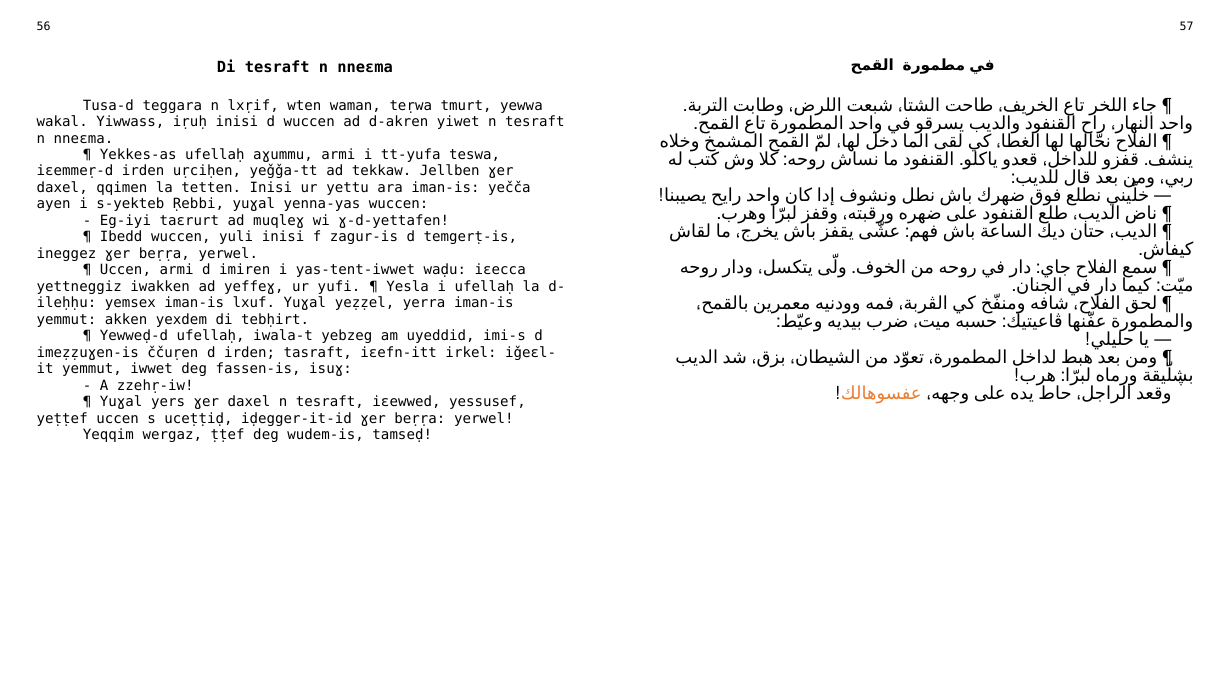
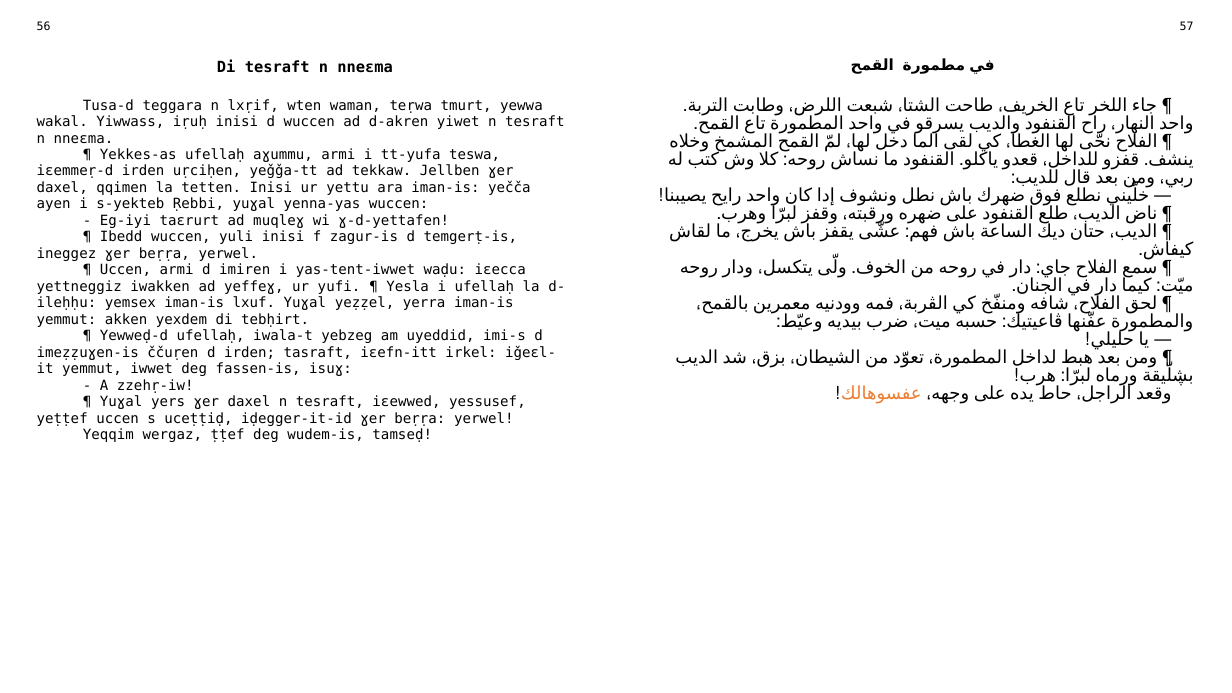
Before and after one commit to sferhah/tamacahut_n_wuccen, a slide deck: slide 24 of Uccen.ConsoleApp/uccen.arq.pptx. Drawn at 1232x693 pixels with LibreOffice and Linux fonts; fonts in the diff are those of the drawing. Boxes give left, top, right and bottom in pixels: in the first picture for what was removed or moved away, otherwise in the second. Text is boxed around its words. In the diff, an @@ line names an element or a change of style, - is before the commit and + after.

```diff
--- a/Uccen.ConsoleApp/uccen.arq.pptx
+++ b/Uccen.ConsoleApp/uccen.arq.pptx
@@ table at [28,15,1203,668] @@
-row 3, column 3: ¶ جاء اللخر تاع الخريف، طاحت الشتا، شبعت اللرض، وطابت التربة. واحد النهار، راح القنفود والديب يسرقو في واحد المطمورة تاع القمح. / ¶ الفلاح نحّالها لها الغطا، كي لقى الما دخل لها، لمّ القمح المشمخ وخلاه ينشف. قفزو للداخل، قعدو ياكلو. القنفود ما نساش روحه: كلا وش كتب له ربي، ومن بعد قال للديب: / — خلّيني نطلع فوق ضهرك باش نطل ونشوف إدا كان واحد رايح يصيبنا! / ¶ ناض الديب، طلع القنفود على ضهره ورقبته، وقفز لبرّا وهرب. / ¶ الديب، حتان ديك الساعة باش فهم: عشّى يقفز باش يخرج، ما لقاش كيفاش. / ¶ سمع الفلاح جاي: دار في روحه من الخوف. ولّى يتكسل، ودار روحه ميّت: كيما دار في الجنان. / ¶ لحق الفلاح، شافه ومنفّخ كي الڤربة، فمه وودنيه معمرين بالقمح، والمطمورة عفّنها ڨاعيتيك: حسبه ميت، ضرب بيديه وعيّط: / — يا حليلي! / ¶ ومن بعد هبط لداخل المطمورة، تعوّد من الشيطان، بزق، شد الديب بڜلّيقة ورماه لبرّا: هرب! / وقعد الراجل، حاط يده على وجهه، عفسوهالك!
+row 3, column 3: ¶ جاء اللخر تاع الخريف، طاحت الشتا، شبعت اللرض، وطابت التربة. واحد النهار، راح القنفود والديب يسرقو في واحد المطمورة تاع القمح. / ¶ الفلاح نحّى لها الغطا، كي لقى الما دخل لها، لمّ القمح المشمخ وخلاه ينشف. قفزو للداخل، قعدو ياكلو. القنفود ما نساش روحه: كلا وش كتب له ربي، ومن بعد قال للديب: / — خلّيني نطلع فوق ضهرك باش نطل ونشوف إدا كان واحد رايح يصيبنا! / ¶ ناض الديب، طلع القنفود على ضهره ورقبته، وقفز لبرّا وهرب. / ¶ الديب، حتان ديك الساعة باش فهم: عشّى يقفز باش يخرج، ما لقاش كيفاش. / ¶ سمع الفلاح جاي: دار في روحه من الخوف. ولّى يتكسل، ودار روحه ميّت: كيما دار في الجنان. / ¶ لحق الفلاح، شافه ومنفّخ كي الڤربة، فمه وودنيه معمرين بالقمح، والمطمورة عفّنها ڨاعيتيك: حسبه ميت، ضرب بيديه وعيّط: / — يا حليلي! / ¶ ومن بعد هبط لداخل المطمورة، تعوّد من الشيطان، بزق، شد الديب بڜلّيقة ورماه لبرّا: هرب! / وقعد الراجل، حاط يده على وجهه، عفسوهالك!
```
Also in this commit, not shown: 13 other slides changed, 1 other file.
